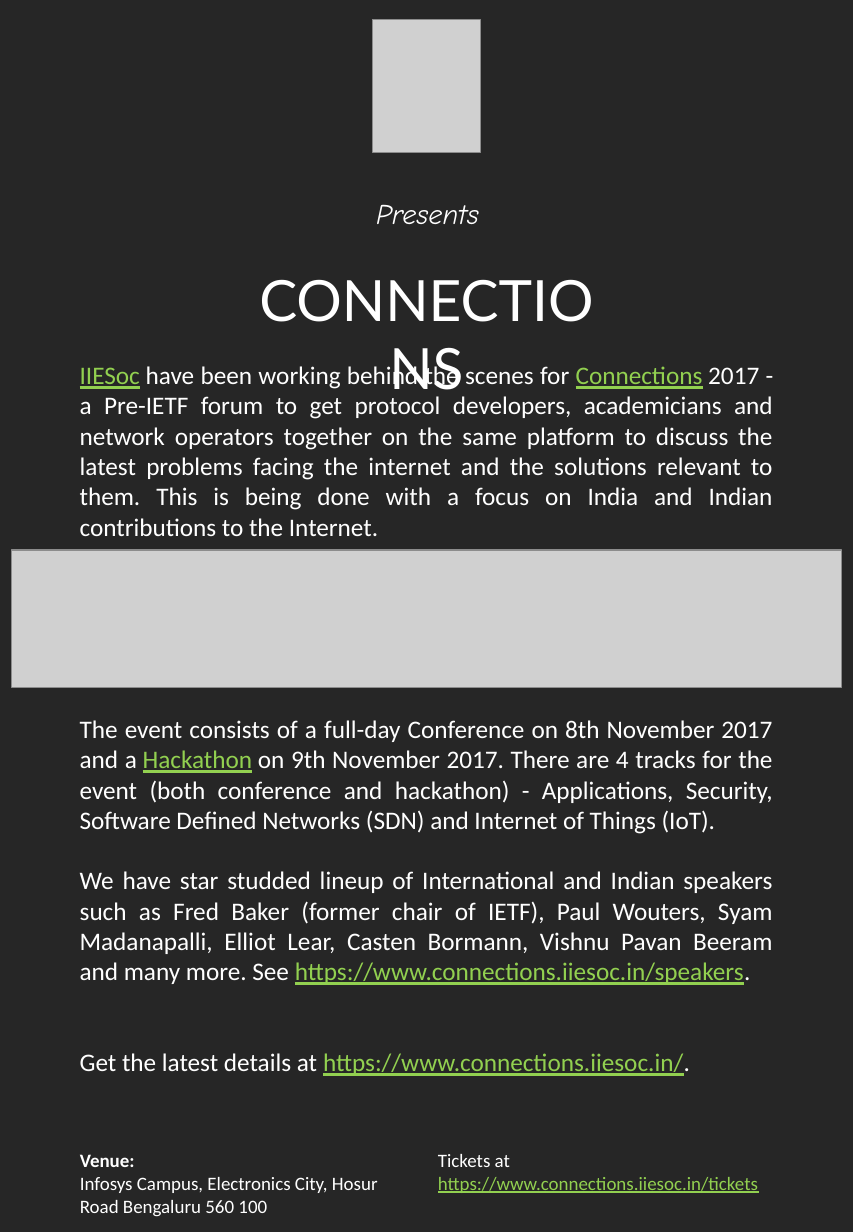
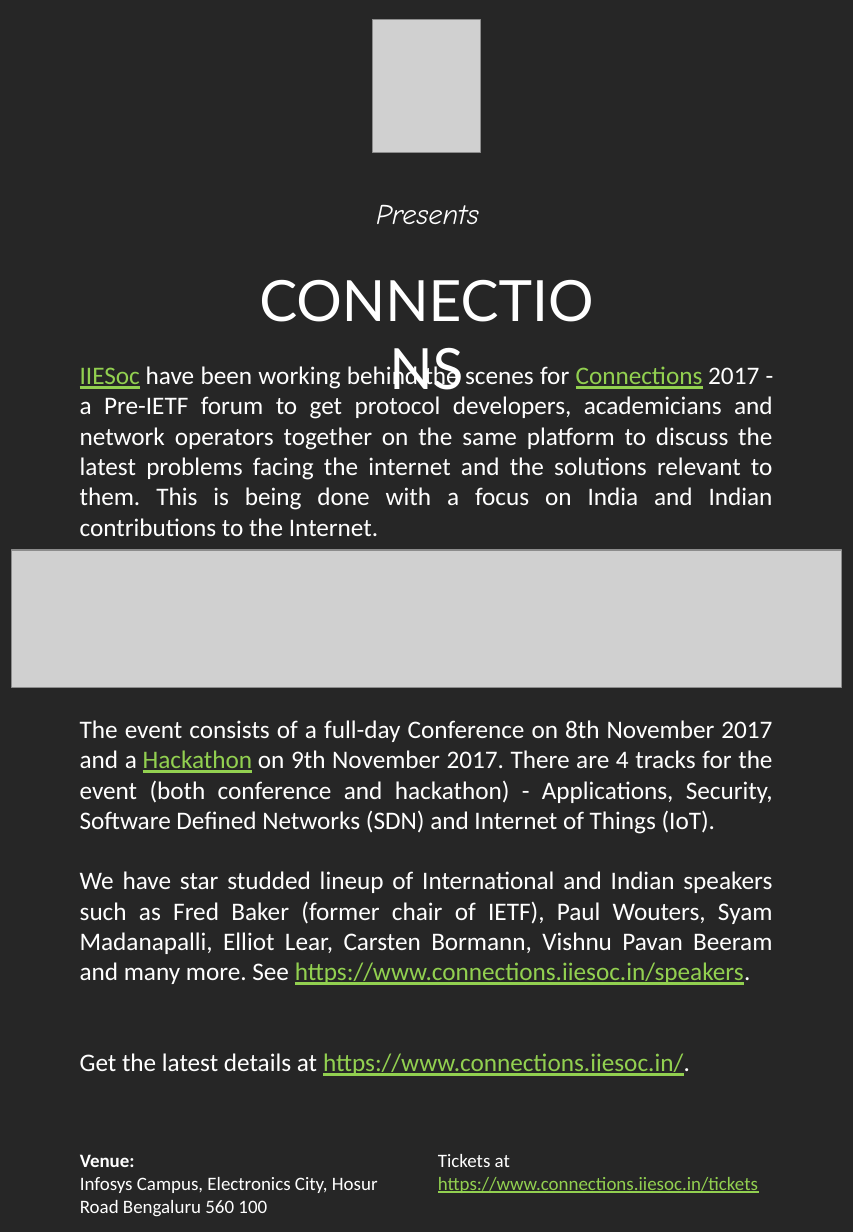
Before and after one commit to dhruvdhody-huawei/iiesoc, a slide deck: slide 1 of Connections Flyer.pptx. Drawn at 853x1232 pixels with LibreOffice and Linux fonts; fonts in the diff are those of the drawing; grey boxes stand for pictures. Boxes give left, top, right and bottom in pixels: in the first picture for what was removed or moved away, otherwise in the second. Text is boxed around its words. In the diff, an @@ line names an element or a change of style, - is before the commit and + after.

```diff
--- a/Connections Flyer.pptx
+++ b/Connections Flyer.pptx
@@ text at (80,871,773,985): text changed @@
-We have star studded lineup of International and Indian speakers such as Fred Baker (former chair of IETF), Paul Wouters, Syam Madanapalli, Elliot Lear, Casten Bormann, Vishnu Pavan Beeram and many more. See https://www.connections.iiesoc.in/speakers.
+We have star studded lineup of International and Indian speakers such as Fred Baker (former chair of IETF), Paul Wouters, Syam Madanapalli, Elliot Lear, Carsten Bormann, Vishnu Pavan Beeram and many more. See https://www.connections.iiesoc.in/speakers.
```
Also in this commit, not shown: 2 other files.
